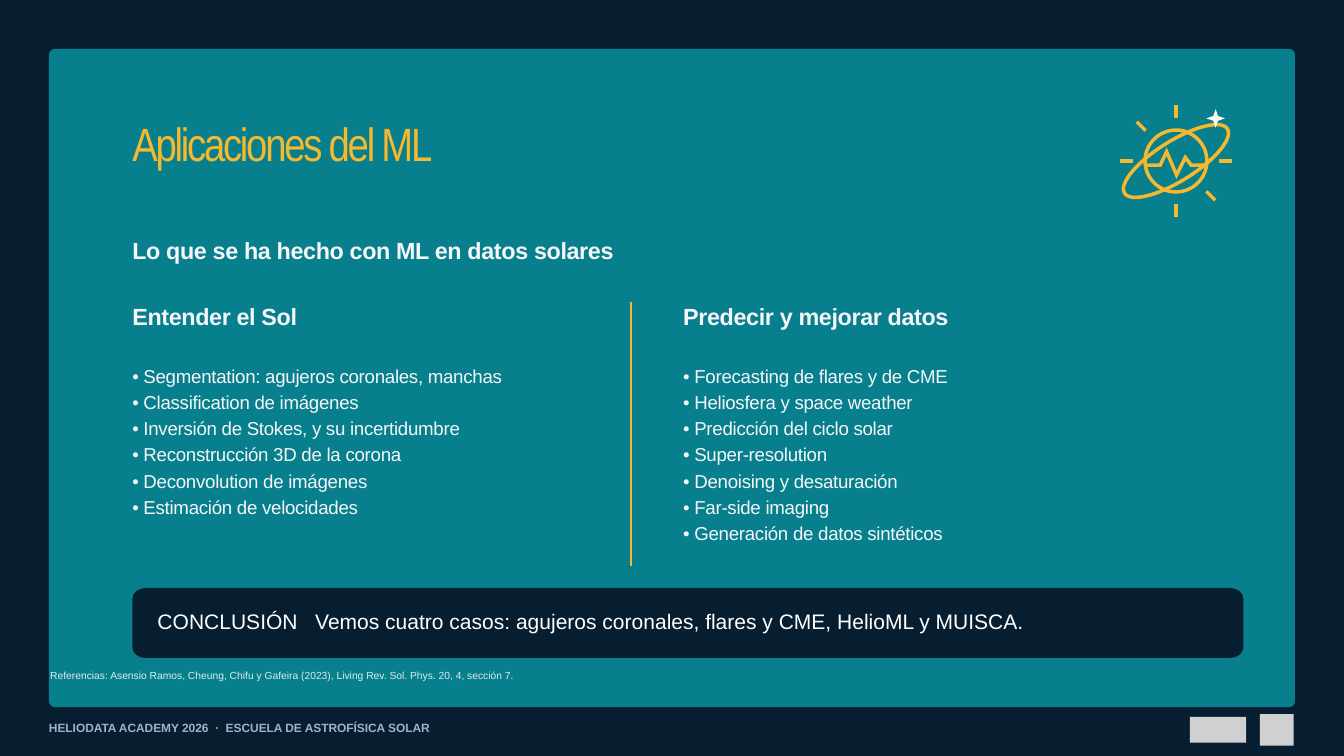
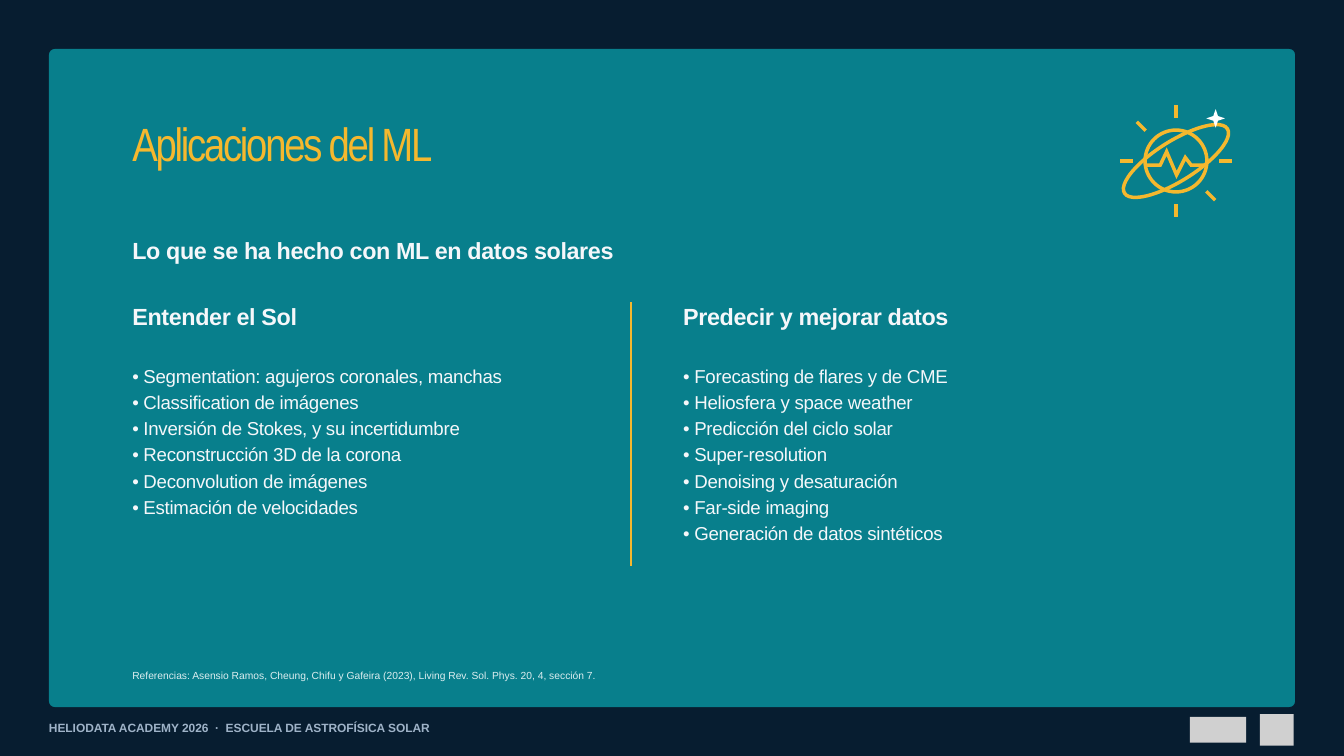
Before and after one commit to Group-of-Solar-Astrophysics/Escuela-Astrofisica-Solar-2026, a slide deck: slide 8 of 01_Material_por_expositor/Juan_Esteban_Agudelo_Ortiz/01_Presentacion/Machine_Learning_aplicado_al_Sol_Escuela_2026.pptx. Drawn at 1344x756 pixels with LibreOffice and Linux fonts; fonts in the diff are those of the drawing; grey boxes stand for pictures. Boxes give left, top, right and bottom in pixels: in the first picture for what was removed or moved away, otherwise in the second. Text is boxed around its words. In the diff, an @@ line names an element or a change of style, - is before the commit and + after.

```diff
--- a/01_Material_por_expositor/Juan_Esteban_Agudelo_Ortiz/01_Presentacion/Machine_Learning_aplicado_al_Sol_Escuela_2026.pptx
+++ b/01_Material_por_expositor/Juan_Esteban_Agudelo_Ortiz/01_Presentacion/Machine_Learning_aplicado_al_Sol_Escuela_2026.pptx
@@ freeform shape removed at bbox=[132, 588, 1244, 658] @@
@@ text removed at bbox=[157, 613, 1024, 634] @@
-CONCLUSIÓN Vemos cuatro casos: agujeros coronales, flares y CME, HelioML y MUISCA.
@@ text "Referencias: Asensio Ramos, Cheung, Chifu ...": place and size @@
-text "Referencias: Asensio Ramos, Cheung, Chifu ..." at bbox=[50, 671, 514, 681]
+text "Referencias: Asensio Ramos, Cheung, Chifu ..." at bbox=[132, 671, 596, 681]
```
Also in this commit, not shown: 3 other slides changed, 1 other file.
